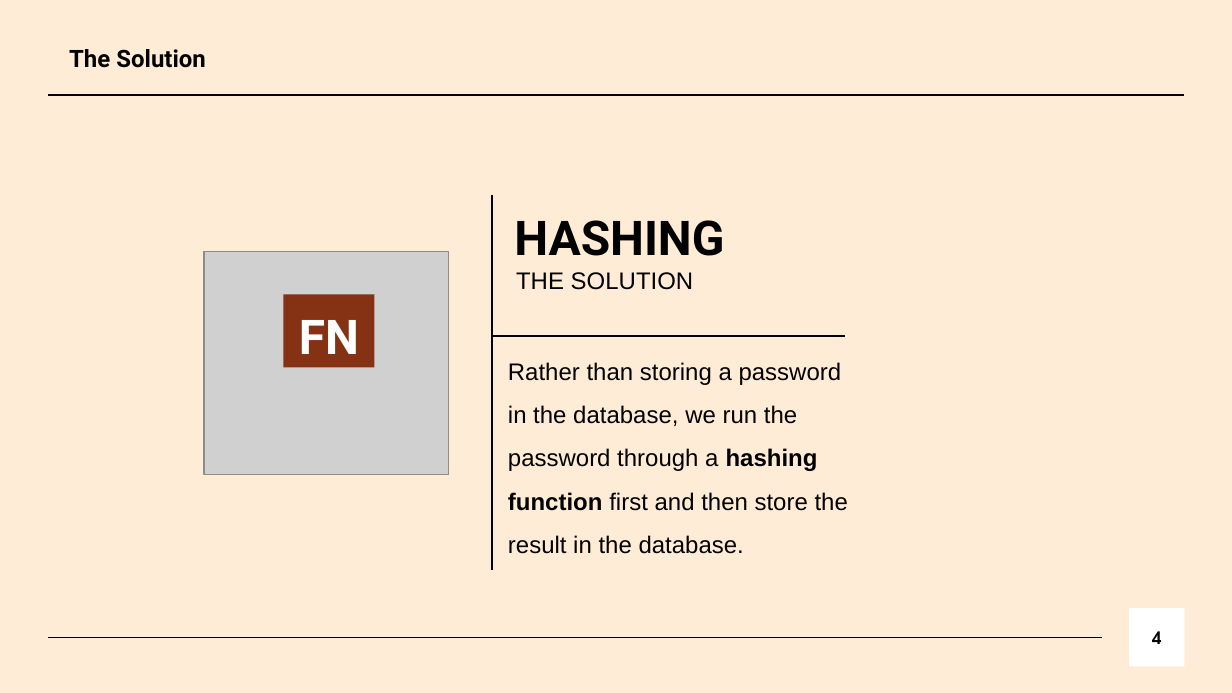
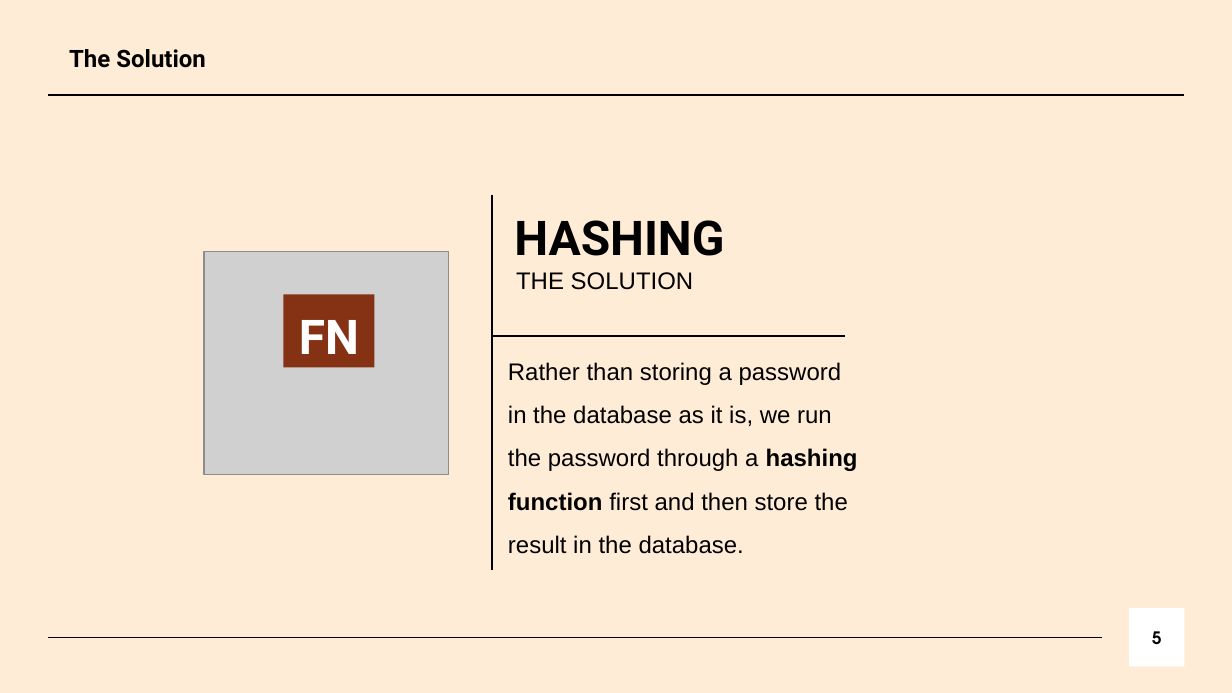
Before and after one commit to bmarieay/CS-131-Spring22-Pierce, a slide deck: slide 5 of Marie Antonette Bacay/Authentication.pptx (slide 4 before the commit). Drawn at 1232x693 pixels with LibreOffice and Linux fonts; fonts in the diff are those of the drawing; grey boxes stand for pictures. Boxes give left, top, right and bottom in pixels: in the first picture for what was removed or moved away, otherwise in the second. Text is boxed around its words. In the diff, an @@ line names an element or a change of style, - is before the commit and + after.

Commit message:
final slide

```diff
--- a/Marie Antonette Bacay/Authentication.pptx
+++ b/Marie Antonette Bacay/Authentication.pptx
@@ text at <box>508,362,858,554</box>: text changed @@
-Rather than storing a password in the database, we run the password through a hashing function first and then store the result in the database.
+Rather than storing a password in the database as it is, we run the password through a hashing function first and then store the result in the database.
@@ page number at <box>1152,631,1162,645</box>: text changed @@
-4
+5
```
Also in this commit, not shown: 4 other slides changed, 2 slides added.
